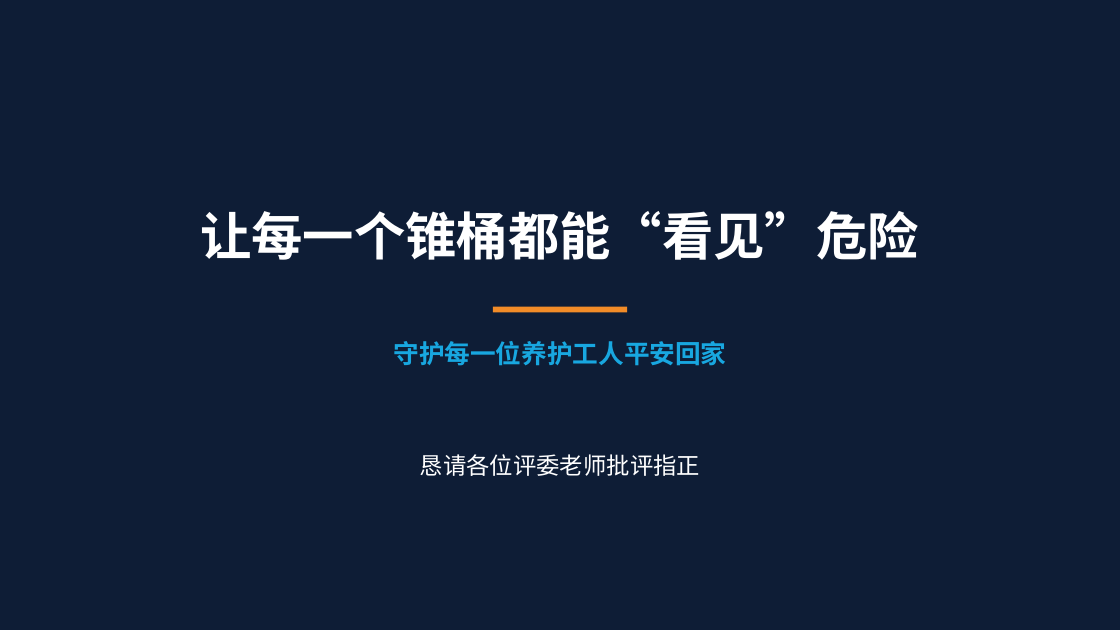
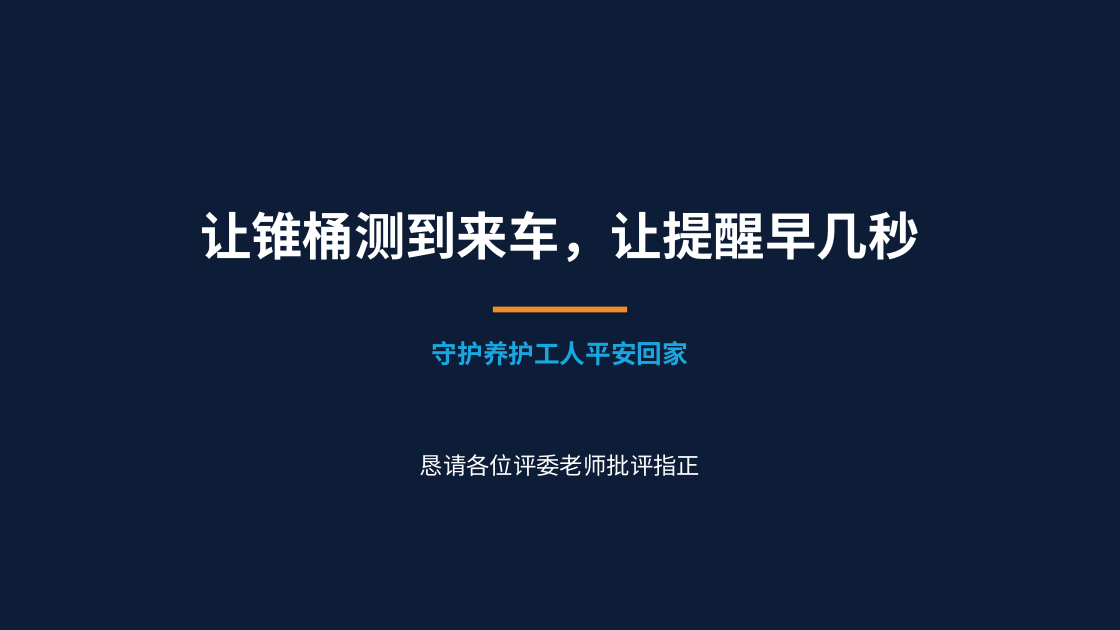
Before and after one commit to wy165611/smart-warning-cone, a slide deck: slide 22 of competition/challenge-cup/哨兵_挑战杯答辩PPT.pptx (slide 24 before the commit). Drawn at 1120x630 pixels with LibreOffice and Linux fonts; fonts in the diff are those of the drawing; background and template pictures are left out; a plain dark background stands for a picture behind light text. Boxes give left, top, right and bottom in pixels: in the first picture for what was removed or moved away, otherwise in the second. Text is boxed around its words. In the diff, an @@ line names an element or a change of style, - is before the commit and + after.

```diff
--- a/competition/challenge-cup/哨兵_挑战杯答辩PPT.pptx
+++ b/competition/challenge-cup/哨兵_挑战杯答辩PPT.pptx
@@ rectangle at [0, 0, 1120, 630]: fill #061A3A at 78% opacity to #061A3A at 80% opacity @@
@@ text at [200, 211, 919, 262]: text changed @@
-让每一个锥桶都能“看见”危险
+让锥桶测到来车，让提醒早几秒
@@ text at [432, 341, 688, 366]: text changed @@
-守护每一位养护工人平安回家
+守护养护工人平安回家
```
Also in this commit, not shown: 15 other slides changed, 6 slides added, 8 slides removed, 9 other files.
